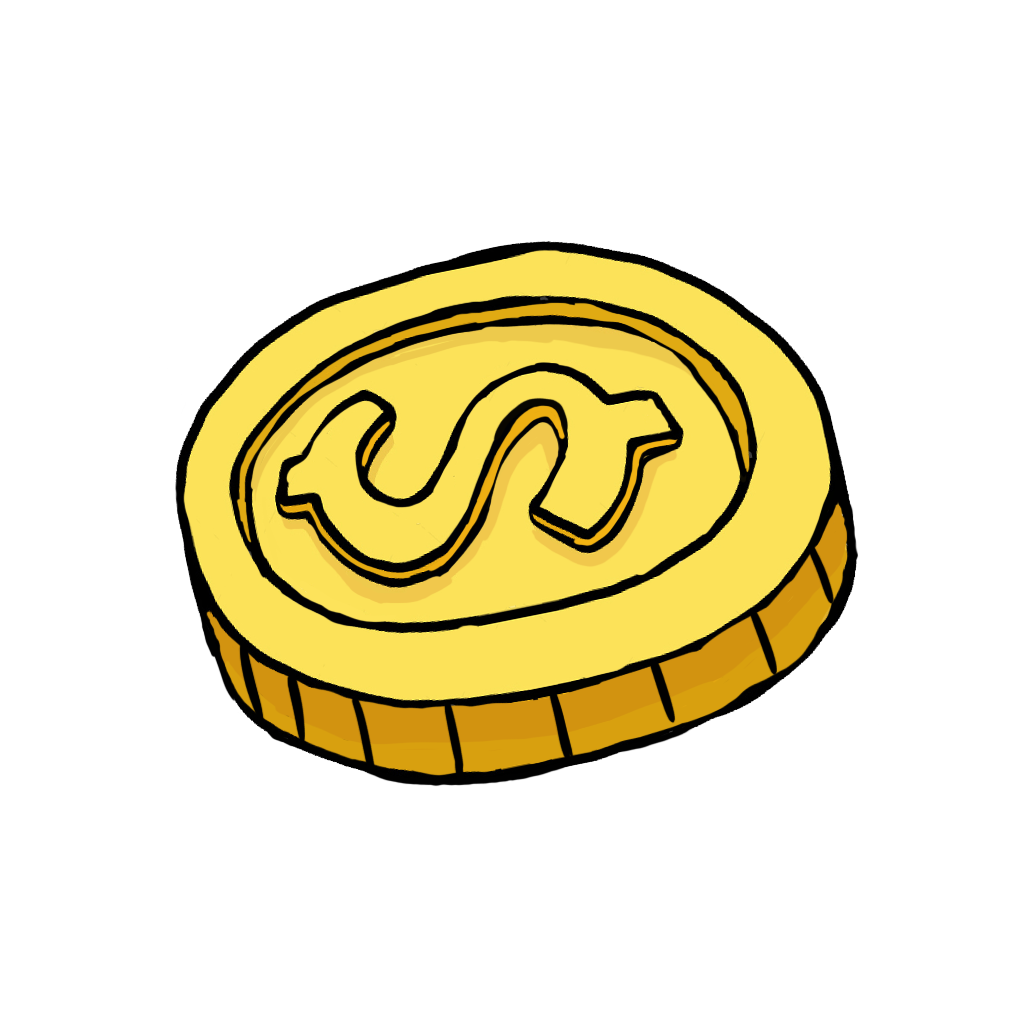
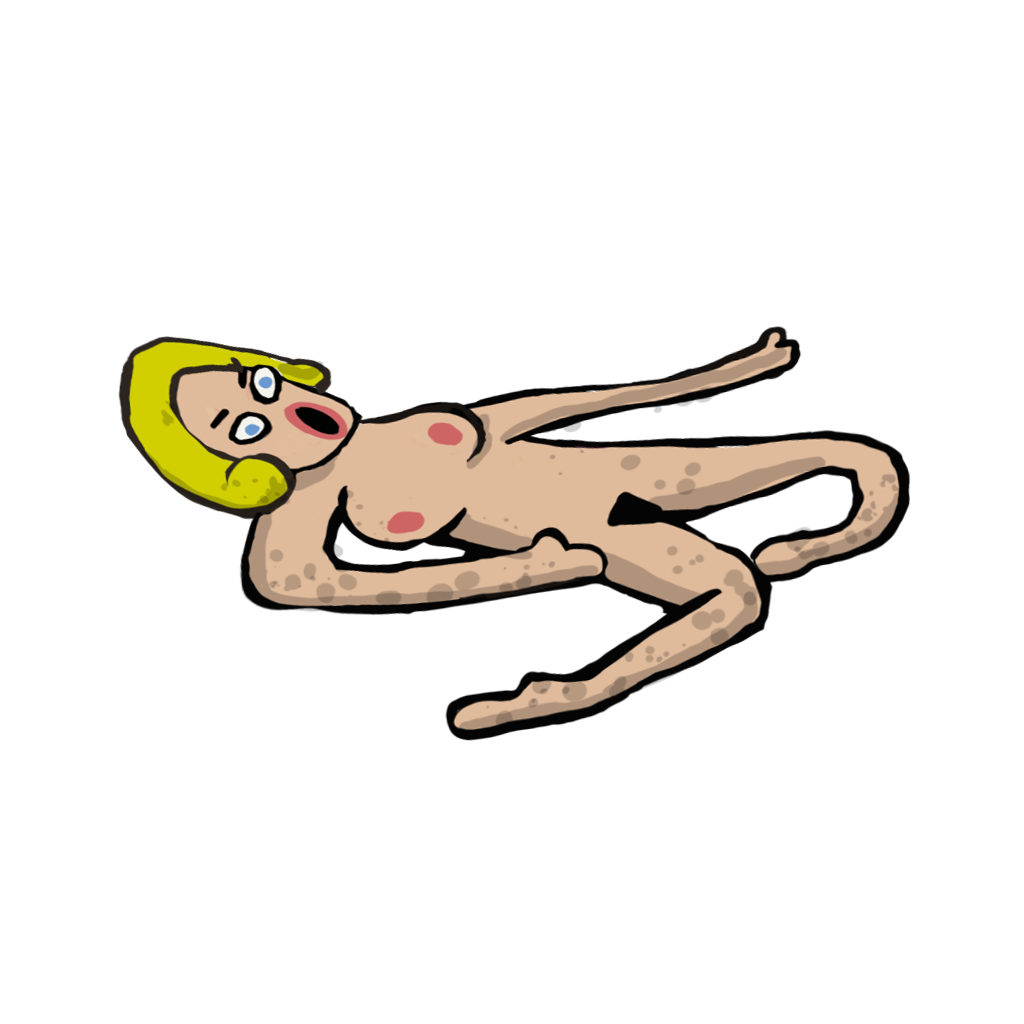
Two versions of the same layered image (1024 × 1024). Layer-by-layer changes:
"Layer 3": opacity 100% → 21%, moved it above "Layer 2", painted on it over (118, 241, 910, 787)
showed "Layer 2", opacity 100% → 18%, painted on it over (118, 241, 911, 787)
removed layer "Layer 4" over (238, 545, 834, 785)
showed "Layer 1", painted on it over (118, 241, 911, 787)
